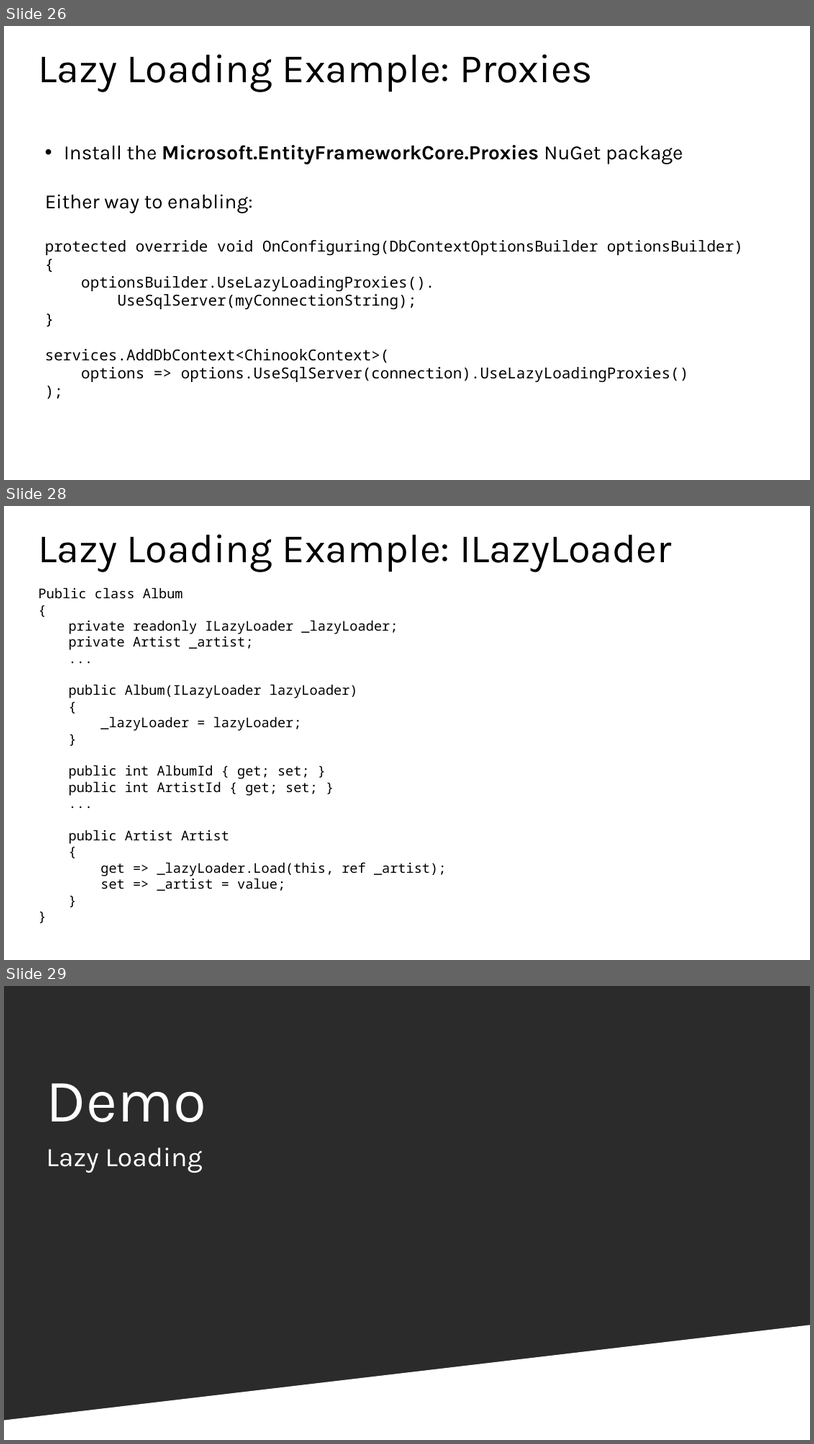
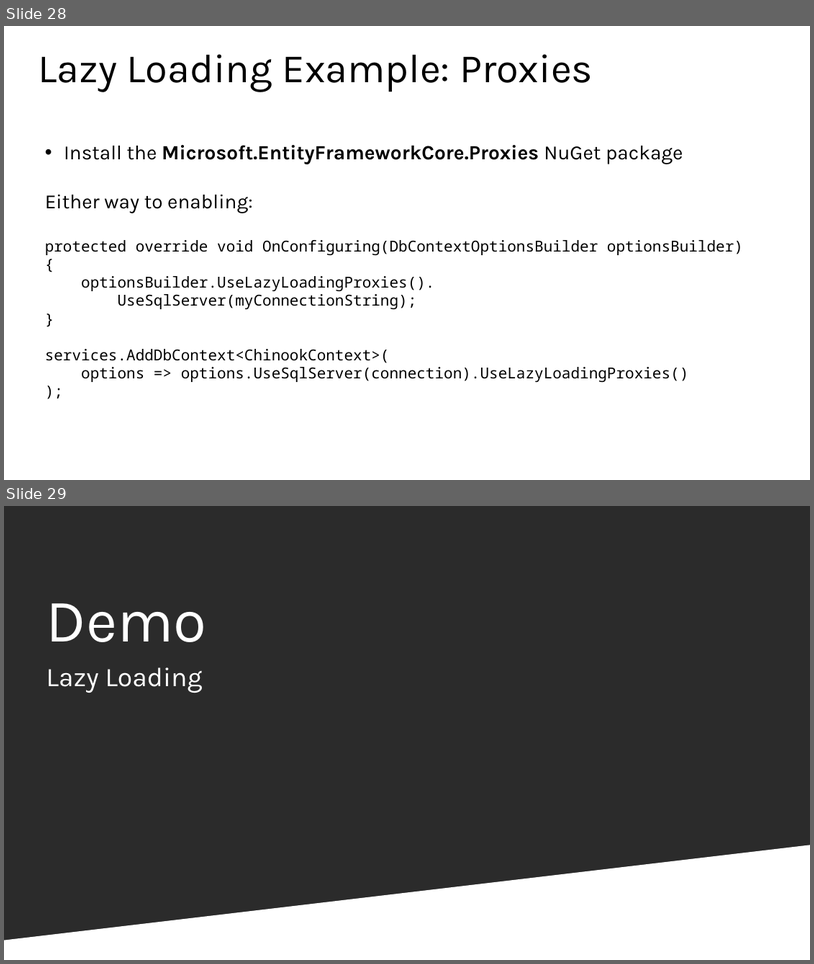
Before and after one commit to cwoodruff/EFCore21Demos, a slide deck: What’s new in Entity Framework Core 2.2.pptx. Shown one above the other, each under a label of ours: slides 26, 28 and 29 before the commit, slides 28 and 29 after it; the slides between them are not shown. The pictures are 814x1444 and 814x964 pixels, drawn with LibreOffice and Linux fonts; fonts in the diff are those of the drawing; background and template pictures are left out; a plain dark background stands for a picture behind light text. Boxes give left, top, right and bottom in pixels: in the first picture for what was removed or moved away, otherwise in the second. Text is boxed around its words. In the diff, an @@ line names an element or a change of style, - is before the commit and + after.

```diff
--- a/What’s new in Entity Framework Core 2.2.pptx
+++ b/What’s new in Entity Framework Core 2.2.pptx
@@ slide 28 removed at (4, 506, 810, 960), background #FFFFFF @@
@@ title removed at (39, 534, 672, 572) @@
-Lazy Loading Example: ILazyLoader
@@ text removed at (39, 587, 446, 890) @@
-Public class Album
-{
-  private readonly ILazyLoader _lazyLoader;
-  private Artist _artist;
-  ...
-  public Album(ILazyLoader lazyLoader)
-  {
-  _lazyLoader = lazyLoader;
-  }
-  public int AlbumId { get; set; }
-  public int ArtistId { get; set; }
-  ...
-  public Artist Artist
-  {
-  get => _lazyLoader.Load(this, ref _artist);
-  set => _artist = value;
-  }
-}
@@ what was slide 26 is now slide 28 @@
```
Also in this commit, not shown: 2 slides added, 1 other slide removed, 4 other files.
